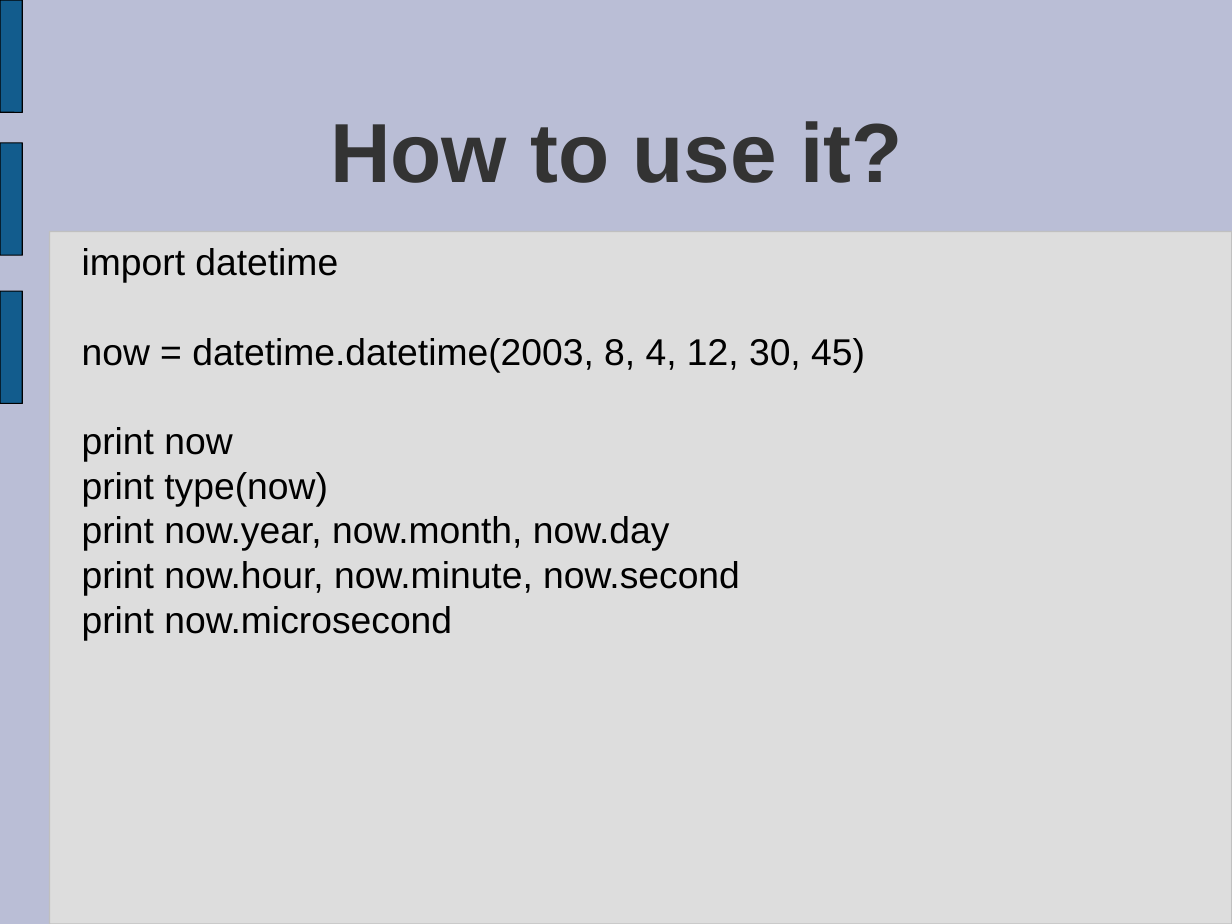
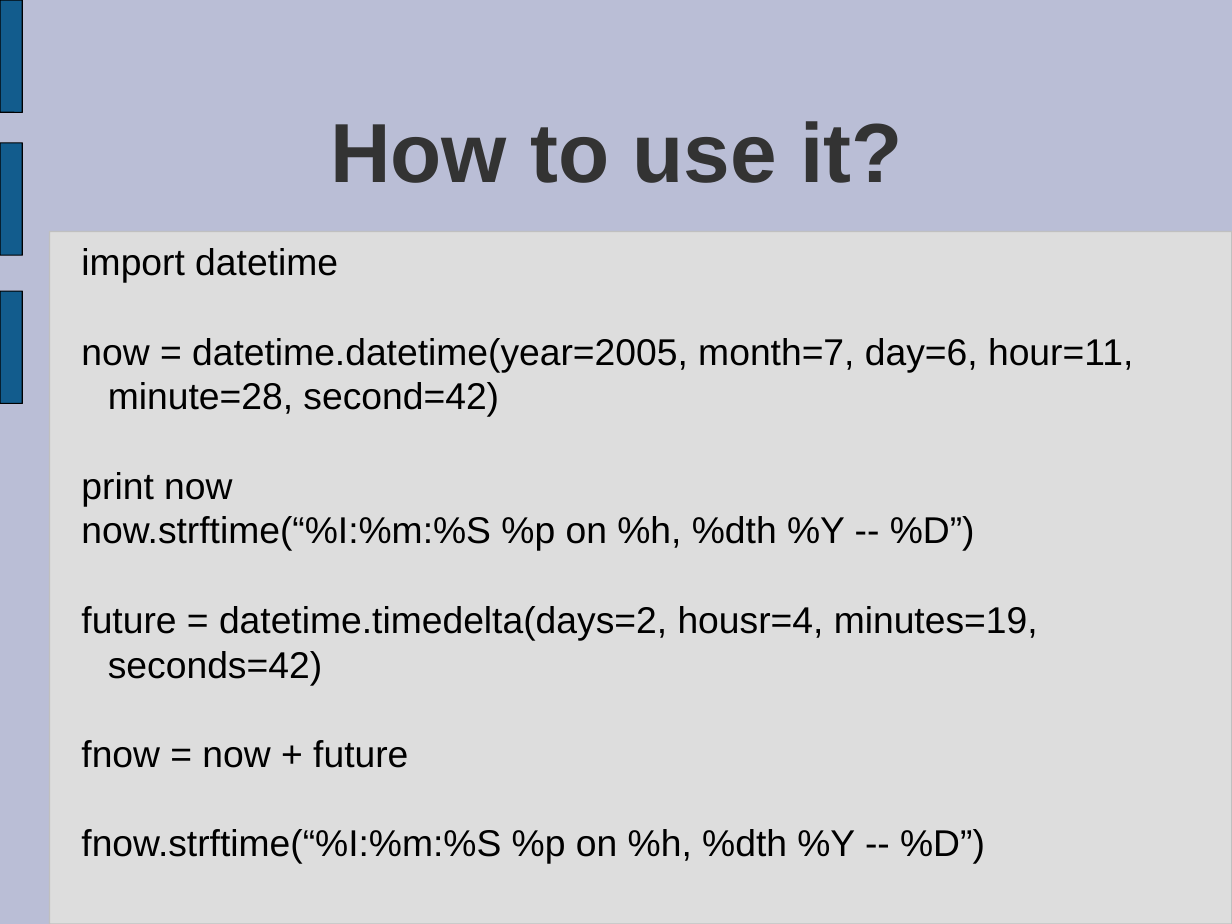
Before and after one commit to tdyhacker/pythonexploration, a slide deck: slide 3 of DateTime/DateTime.ppt. Drawn at 1232x924 pixels with LibreOffice and Linux fonts; fonts in the diff are those of the drawing. Boxes give left, top, right and bottom in pixels: in the first picture for what was removed or moved away, otherwise in the second. Text is boxed around its words. In the diff, an @@ line names an element or a change of style, - is before the commit and + after.

```diff
--- a/DateTime/DateTime.ppt
+++ b/DateTime/DateTime.ppt
@@ text at bbox=[81, 338, 1133, 417]: text changed @@
-  now = datetime.datetime(2003, 8, 4, 12, 30, 45)
+  now = datetime.datetime(year=2005, month=7, day=6, hour=11, minute=28, second=42)
@@ text at bbox=[81, 516, 1038, 864]: text changed @@
-  print type(now)
-  print now.year, now.month, now.day
-  print now.hour, now.minute, now.second
-  print now.microsecond
+  now.strftime(“%I:%m:%S %p on %h, %dth %Y -- %D”)
+  future = datetime.timedelta(days=2, housr=4, minutes=19, seconds=42)
+  fnow = now + future
+  fnow.strftime(“%I:%m:%S %p on %h, %dth %Y -- %D”)
```
Also in this commit, not shown: 2 other slides changed, 2 other files.
